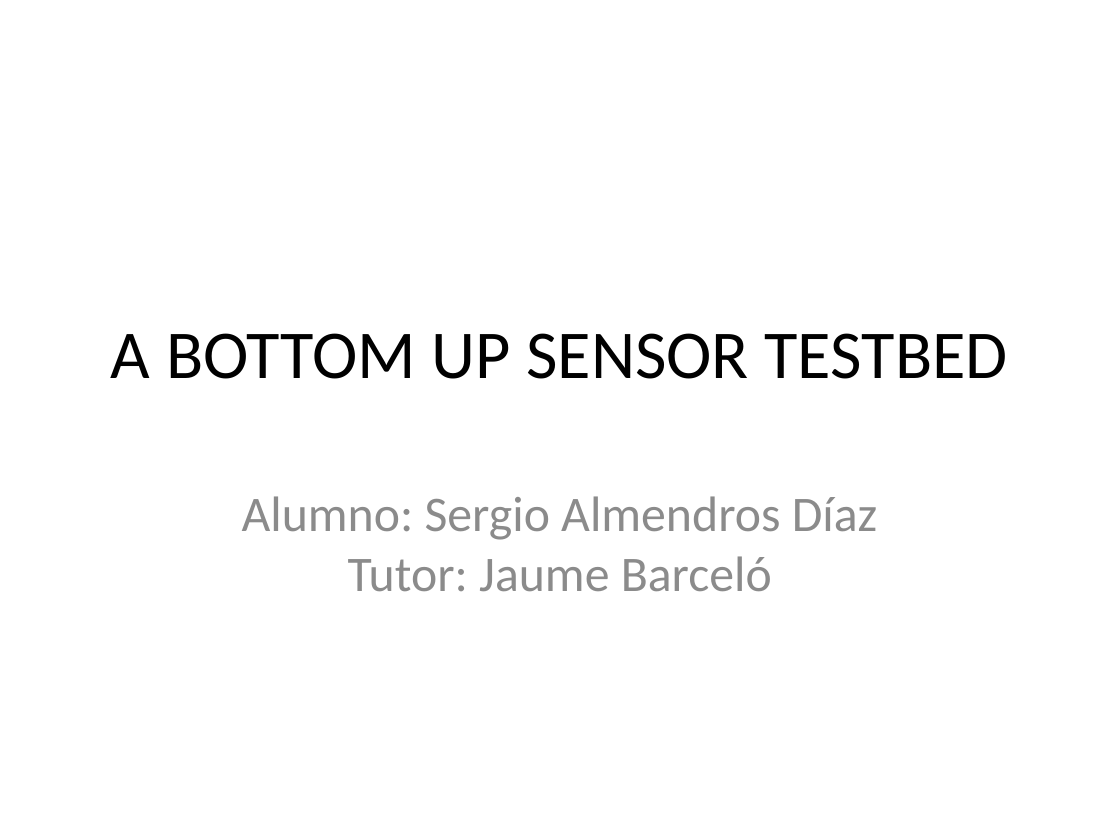
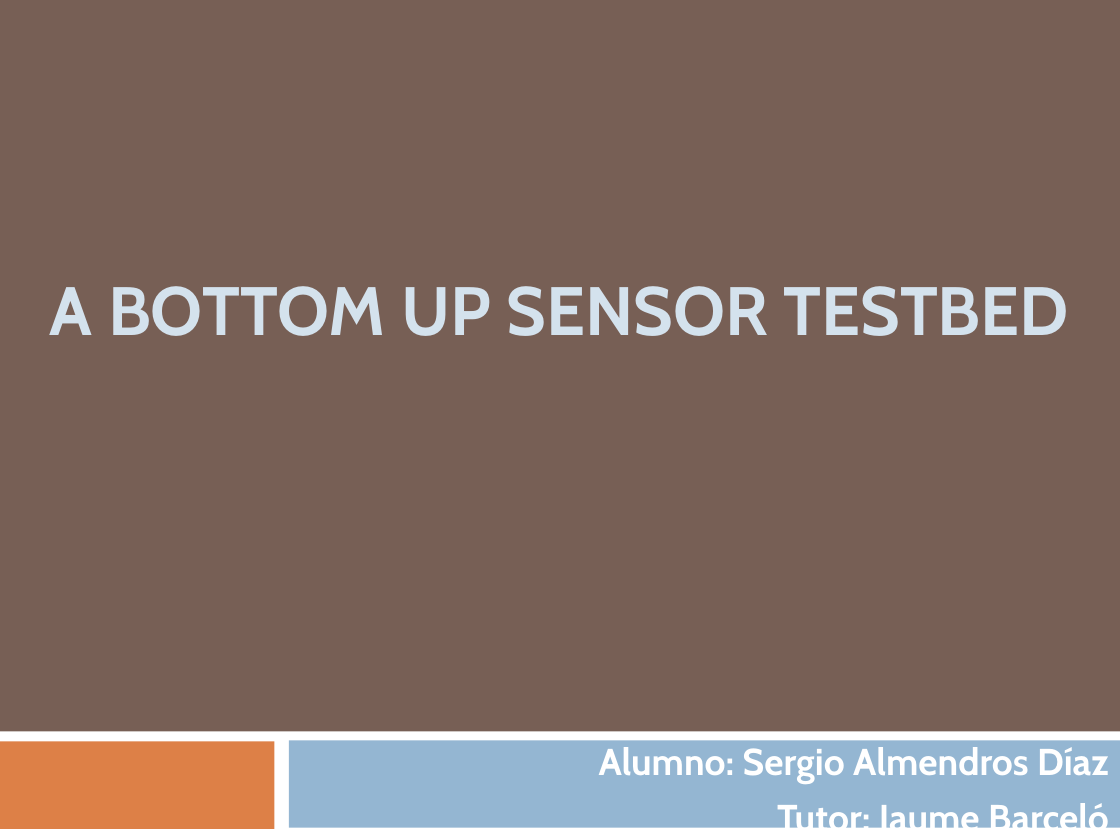
Before and after one commit to SergioAlmendros/A-bottom-up-sensor-testbed, a slide deck: slide 1 of Presentation/presentation.pptx. Drawn at 1120x840 pixels with LibreOffice and Linux fonts; fonts in the diff are those of the drawing. Boxes give left, top, right and bottom in pixels: in the first picture for what was removed or moved away, otherwise in the second. Text is boxed around its words. In the diff, an @@ line names an element or a change of style, - is before the commit and + after.

```diff
--- a/Presentation/presentation.pptx
+++ b/Presentation/presentation.pptx
@@ background #FFFFFF to #775F55 @@
@@ title "A BOTTOM UP SENSOR TESTBED": place and size @@
-title "A BOTTOM UP SENSOR TESTBED" at [111, 333, 1008, 379]
+title "A BOTTOM UP SENSOR TESTBED" at [50, 286, 1069, 336]
@@ title "A BOTTOM UP SENSOR TESTBED" at [50, 286, 1069, 336]: font Calibri to Cabin, text colour #000000 to #D4E2ED, bold on; vertical alignment middle to bottom @@
@@ rectangle added at [0, 731, 1120, 840], fill #FFFFFF @@
@@ rectangle added at [0, 741, 274, 829], fill #DD8047 @@
@@ subtitle "Alumno: Sergio Almendros Díaz": place and size @@
-subtitle "Alumno: Sergio Almendros Díaz" at [242, 496, 878, 592]
+subtitle "Alumno: Sergio Almendros Díaz" at [599, 747, 1109, 839]
@@ subtitle "Alumno: Sergio Almendros Díaz" at [599, 747, 1109, 839]: size 32 to 24.1 pt, font Calibri to Cabin, text colour #8B8B8B to #FFFFFF, bold on; alignment centre to right; more space between paragraphs; vertical alignment top to middle @@
@@ rectangle added at [289, 740, 1120, 828], fill #94B6D2 @@
```
Also in this commit, not shown: 6 other slides changed, 6 slides added, 5 slides removed, 1 other file.
